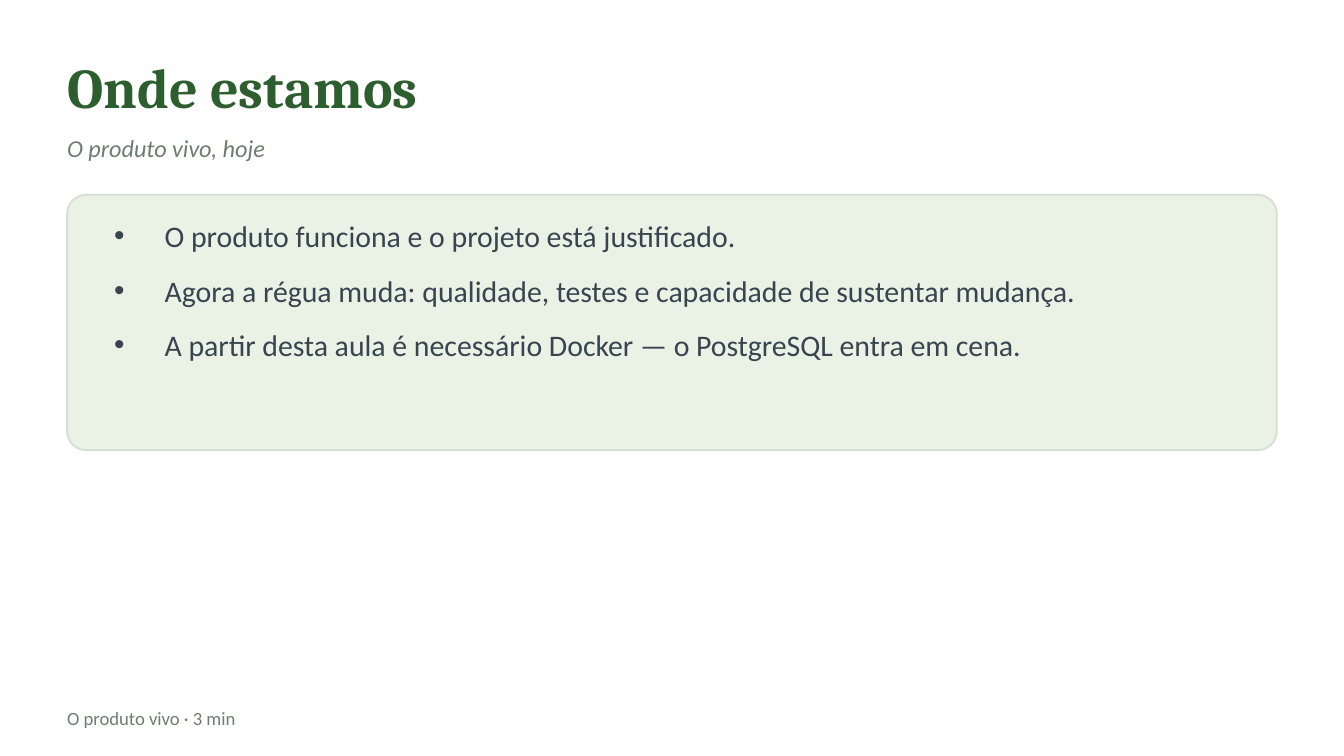
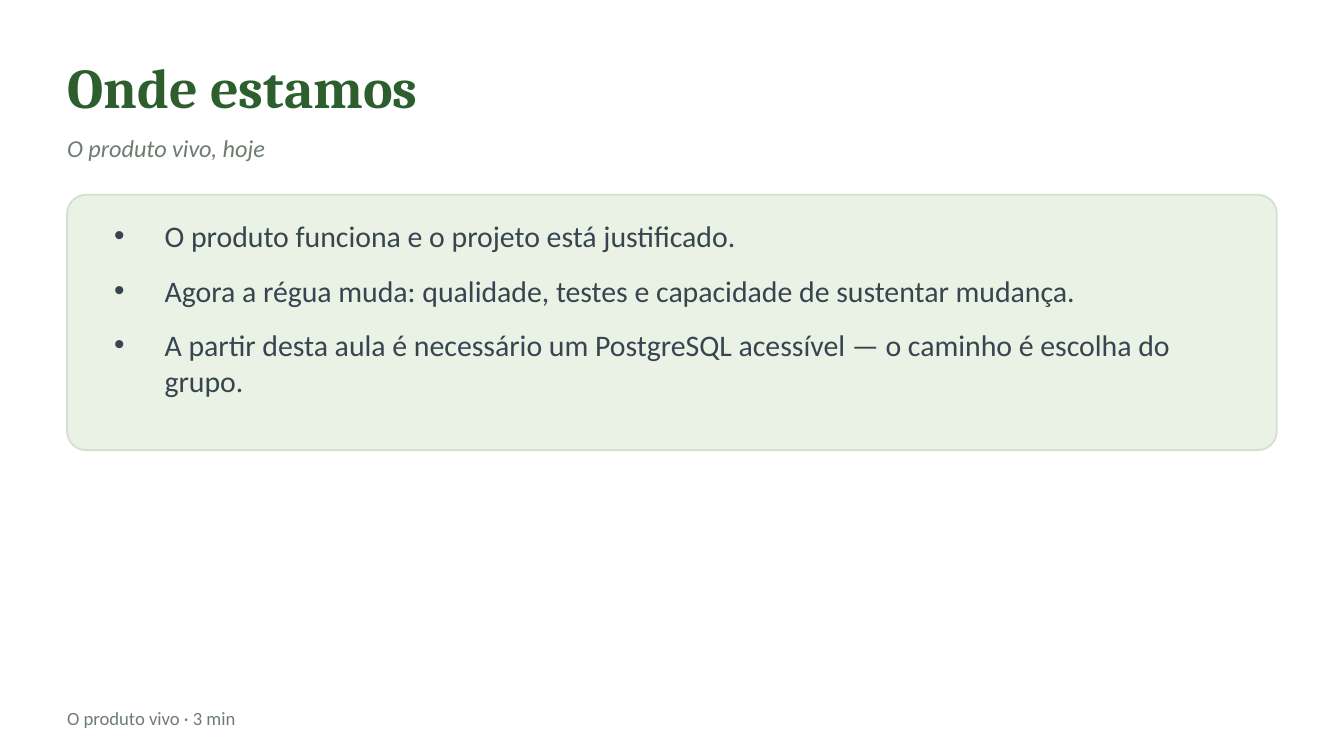
Before and after one commit to CatolicaSC-EngSoft/g1126-analise-projeto-desenvolvimento-agil-alunos, a slide deck: slide 3 of slides/aula-11-construcao-incremental.pptx. Drawn at 1344x756 pixels with LibreOffice and Linux fonts; fonts in the diff are those of the drawing. Boxes give left, top, right and bottom in pixels: in the first picture for what was removed or moved away, otherwise in the second. Text is boxed around its words. In the diff, an @@ line names an element or a change of style, - is before the commit and + after.

```diff
--- a/slides/aula-11-construcao-incremental.pptx
+++ b/slides/aula-11-construcao-incremental.pptx
@@ text at box(165, 335, 1169, 397): text changed @@
-• A partir desta aula é necessário Docker — o PostgreSQL entra em cena.
+• A partir desta aula é necessário um PostgreSQL acessível — o caminho é escolha do grupo.
```
Also in this commit, not shown: 1 other slide changed, 26 other files.
